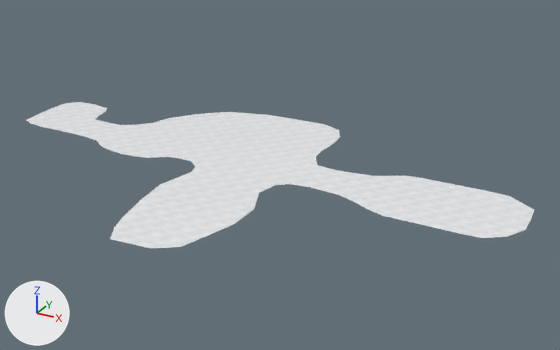
The Blender file assets/blender_meshes/terrain.blend as it was, and as the next commit left it.
The view is the same before and after, from a 50 mm camera at (478.0, -473.0, 236.0) aimed at (215.0, 6.0, -3.0). Lighting does not change. The marker at lower left points along +X, +Y and +Z. Objects named as collision shapes, trigger or cutter boxes, shadow casters or lower levels of detail are left out.

Names of what the first picture shows: 'terrain-col'.
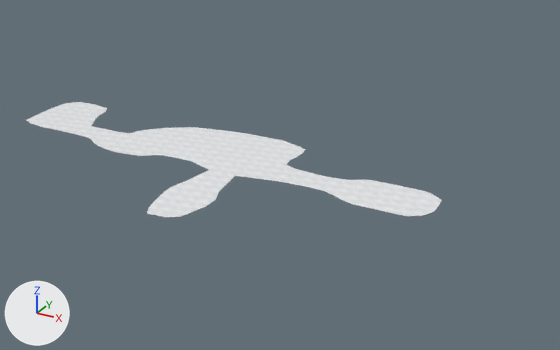
Boxes (x1, y1, x2, y2) around the edits, measured in the pictures (560 x 350 px):
```json
{"object": "terrain-col", "change": "reshaped", "before": [26, 102, 535, 249], "after": [26, 102, 442, 217], "on screen": "18% narrower, 22% shorter"}
```

The change, as JSON lines over the scene's bpy script:
```json
{"block": "me_mesh", "where": "# used by ob_terrain_col; location = (0.0, 0.0, 0.0)"}
{"op": "remove", "block": "me_mesh", "code": "me_mesh.from_pydata(...)  # 94 vertices, 1 face; spans x -45.0..401.0, y -142.0..116.0, z 0.0"}
{"op": "add", "block": "me_mesh", "code": "me_mesh.from_pydata(...)  # 94 vertices, 1 face; spans x -45.0..341.0, y -102.0..64.0, z 0.0"}
{"block": "me_mesh", "change": "me_mesh part 1: 76 of 94 vertices moved; they spanned x 22.0..401.0, y -142.0..116.0, z 0.0 and now span x 20.0..341.0, y -102.0..64.0, z 0.0; mean shift (-17.0, -12.0, 0.0); largest move (400.0, 31.0, 0.0) -> (340.0, 15.0, 0.0)"}
```
